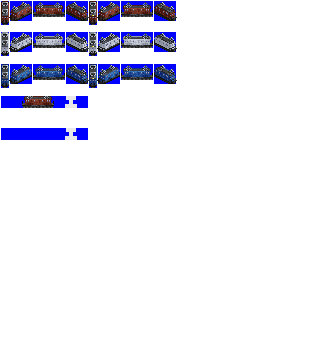
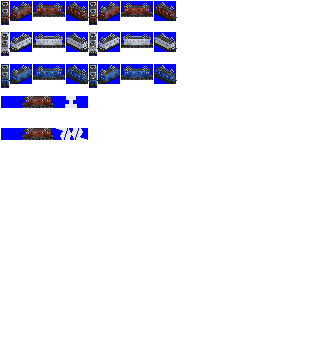
The second (332, 361) image is a revision of the first. Changes to its layers:
showed "Pasted Layer #3" over [3, 34, 176, 88]
painted on "Pasted Layer #4" over [22, 128, 87, 140]
